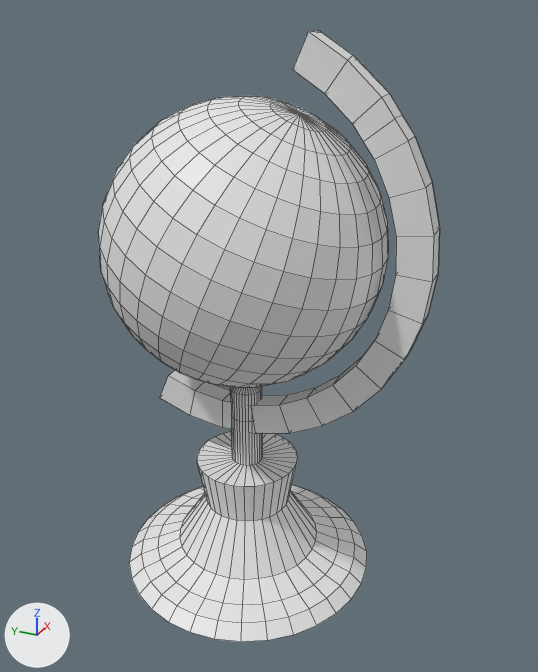
The Blender file Blender stuff/Globe.blend, before and after one commit.
One viewpoint serves both versions: a 50 mm lens placed at (-4.51, -2.22, 1.59), pointed at (0.0, -0.19, -0.66). Arrows for +X, +Y and +Z are at lower left; the lights stay in place. Mesh edges are drawn as thin lines.

The scene before the commit, as lines of its bpy script (objects in view):
```python
me_circle = bpy.data.meshes.new('Circle')
me_circle.from_pydata(...)  # 320 vertices, 290 faces; spans x -1.0..1.0, y -1.0..1.0, z 0.0..1.66
me_cylinder_001 = bpy.data.meshes.new('Cylinder.001')
me_cylinder_001.from_pydata(...)  # 88 vertices, 68 faces; spans x -1.6..1.33, y 1.73..4.07, z -1.54..1.62
me_sphere = bpy.data.meshes.new('Sphere')
me_sphere.from_pydata(...)  # a UV sphere (32 segments, 16 rings, poles along z) spanning x -1.0..1.0, y -1.0..1.0, z -1.0..1.0
ob_circle = bpy.data.objects.new('Circle', me_circle)
ob_circle.location = (0.0, 0.0, -2.691)
ob_cylinder = bpy.data.objects.new('Cylinder', me_cylinder_001)
ob_cylinder.location = (0.0, -2.945, 0.328)
ob_cylinder.rotation_euler = (-1.571, -1.484, 1.571)  # degrees (-90, -85, 90)
ob_cylinder.scale = (0.962, 0.935, 0.0539)
ob_sphere = bpy.data.objects.new('Sphere', me_sphere)
ob_sphere.location = (0.0, 0.0, 0.0)
ob_sphere.rotation_euler = (0.415, 0.0, 0.0)  # degrees (24, 0, 0)
```
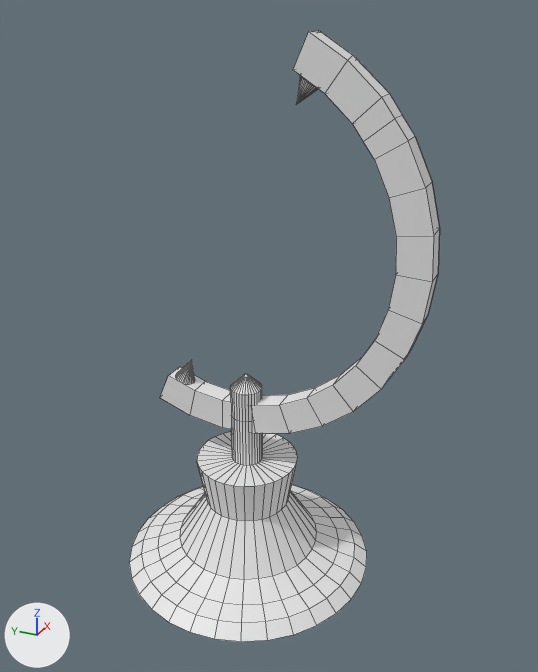
The change, as a list of edits to the scene's bpy script:
```text
Add me_cone_002:
    me_cone_002.from_pydata(...)  # a 32-sided cone pointing to +z spanning x -1.0..1.0, y -1.0..1.0, z -1.0..1.0
Remove ob_sphere:
    ob_sphere = bpy.data.objects.new('Sphere', me_sphere)
    ob_sphere.location = (0.0, 0.0, 0.0)
    ob_sphere.rotation_euler = (0.415, 0.0, 0.0)  # degrees (24, 0, 0)
Add ob_cone_002:
    ob_cone_002 = bpy.data.objects.new('Cone.002', me_cone_002)
    ob_cone_002.location = (-0.001, 0.503, -1.079)
    ob_cone_002.rotation_euler = (0.371, 0.0, 0.0)  # degrees (21, 0, 0)
    ob_cone_002.scale = (0.0774, 0.0794, 0.0947)
Add ob_cone_001:
    ob_cone_001 = bpy.data.objects.new('Cone.001', me_cone_002.copy())
    ob_cone_001.location = (-0.01, -0.429, 1.046)
    ob_cone_001.rotation_euler = (-0.569, -3.156, -0.00905)  # degrees (-33, -181, -0.5)
    ob_cone_001.scale = (0.0753, 0.075, 0.0888)
```

Location of each change, [x1, y1, x2, y2] in pixels of the pictures (538 x 672 px):
'Sphere', deleted
    before: [98, 96, 388, 388]
'Cone.001', added
    after: [296, 75, 318, 104]
'Cone.002', added
    after: [176, 360, 195, 384]
